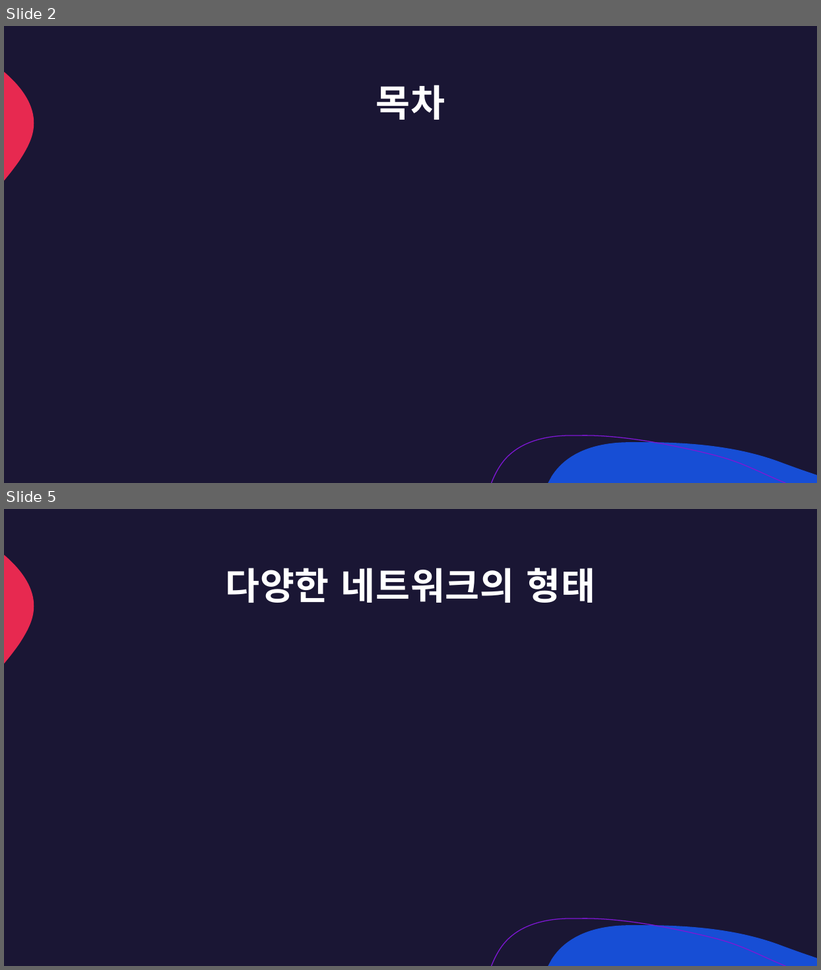
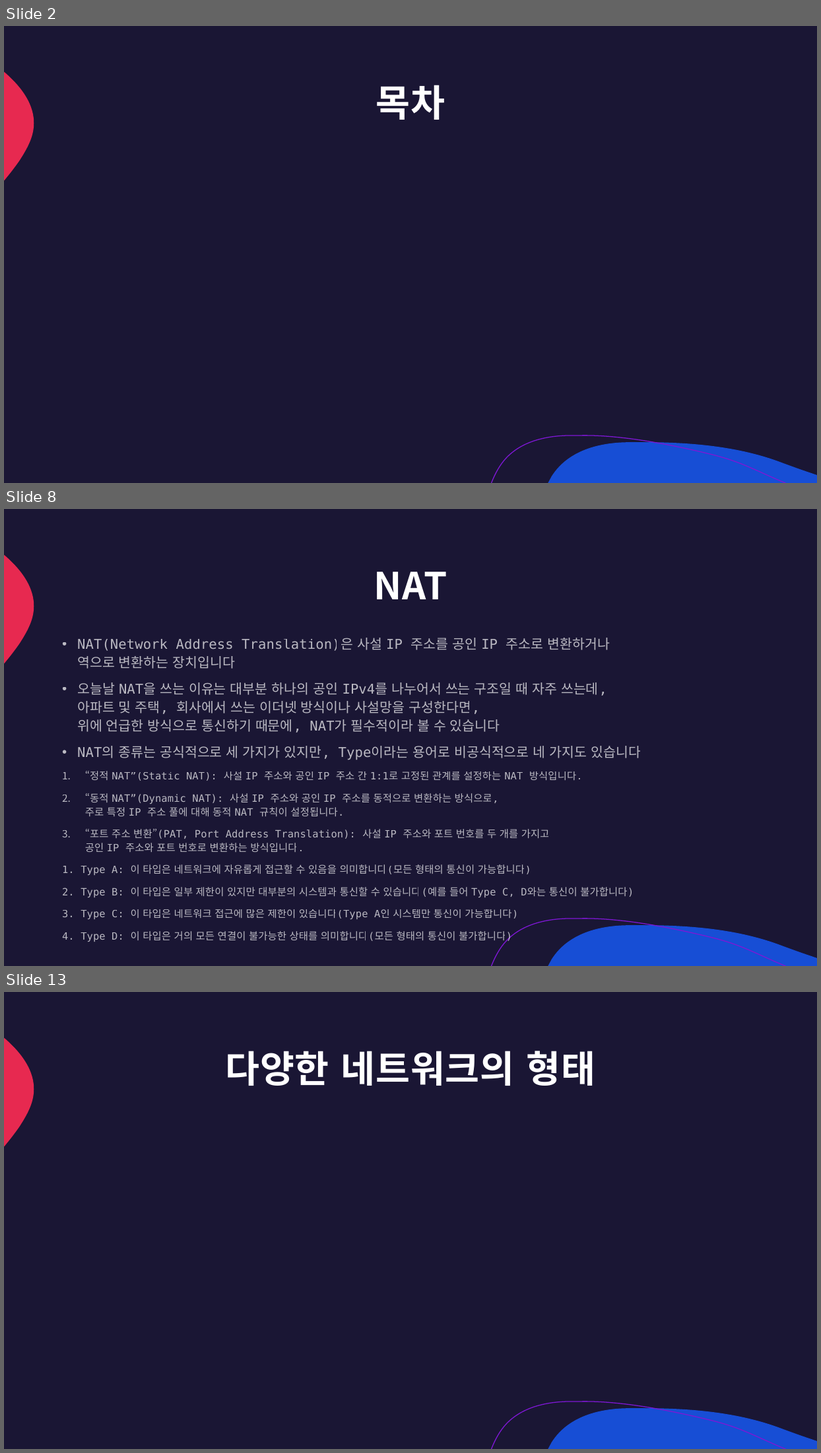
Before and after one commit to lumen4723/2024_network, a slide deck: 1.pptx. Shown one above the other, each under a label of ours: slides 2 and 5 before the commit, slides 2, 8 and 13 after it; the slides between them are not shown. The pictures are 821x970 and 821x1453 pixels, drawn with LibreOffice and Linux fonts; fonts in the diff are those of the drawing. Boxes give left, top, right and bottom in pixels: in the first picture for what was removed or moved away, otherwise in the second. Text is boxed around its words. In the diff, an @@ line names an element or a change of style, - is before the commit and + after.

```diff
--- a/1.pptx
+++ b/1.pptx
@@ slide 8 added at bbox=[4, 509, 817, 966], background #1A1634; not listed: 3 template elements that a slide beside it also shows @@
@@ title added at bbox=[374, 572, 447, 599], 44 pt, text #FFFFFF, bold @@
+NAT
@@ text added at bbox=[62, 638, 641, 943], 12 pt, text #FFFFFF at 70% opacity @@
+• NAT(Network Address Translation)은 사설 IP 주소를 공인 IP 주소로 변환하거나
+  역으로 변환하는 장치입니다
+• 오늘날 NAT을 쓰는 이유는 대부분 하나의 공인 IPv4를 나누어서 쓰는 구조일 때 자주 쓰는데,
+  아파트 및 주택, 회사에서 쓰는 이더넷 방식이나 사설망을 구성한다면,
+  위에 언급한 방식으로 통신하기 때문에, NAT가 필수적이라 볼 수 있습니다
+• NAT의 종류는 공식적으로 세 가지가 있지만, Type이라는 용어로 비공식적으로 네 가지도 있습니다
+1. “정적 NAT”(Static NAT): 사설 IP 주소와 공인 IP 주소 간 1:1로 고정된 관계를 설정하는 NAT 방식입니다.
+2. “동적 NAT”(Dynamic NAT): 사설 IP 주소와 공인 IP 주소를 동적으로 변환하는 방식으로,
+   주로 특정 IP 주소 풀에 대해 동적 NAT 규칙이 설정됩니다.
+3. “포트 주소 변환”(PAT, Port Address Translation): 사설 IP 주소와 포트 번호를 두 개를 가지고
+   공인 IP 주소와 포트 번호로 변환하는 방식입니다.
+1. Type A: 이 타입은 네트워크에 자유롭게 접근할 수 있음을 의미합니다(모든 형태의 통신이 가능합니다)
+2. Type B: 이 타입은 일부 제한이 있지만 대부분의 시스템과 통신할 수 있습니다(예를 들어 Type C, D와는 통신이 불가합니다)
+3. Type C: 이 타입은 네트워크 접근에 많은 제한이 있습니다(Type A인 시스템만 통신이 가능합니다)
+4. Type D: 이 타입은 거의 모든 연결이 불가능한 상태를 의미합니다(모든 형태의 통신이 불가합니다)
@@ what was slide 5 is now slide 13 @@
```
Also in this commit, not shown: 1 slide changed, 25 other slides added, 1 slide removed, 2 other files.
